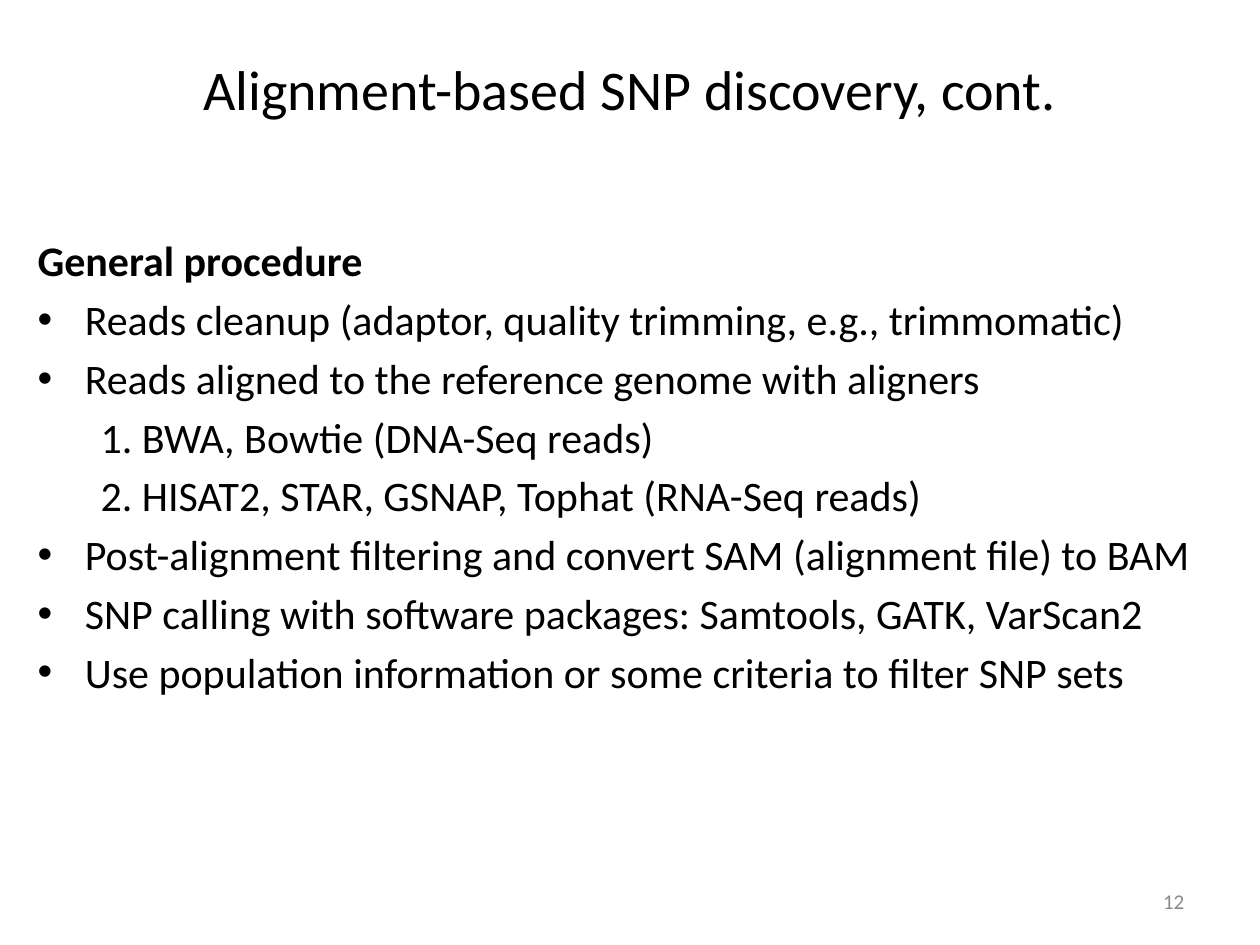
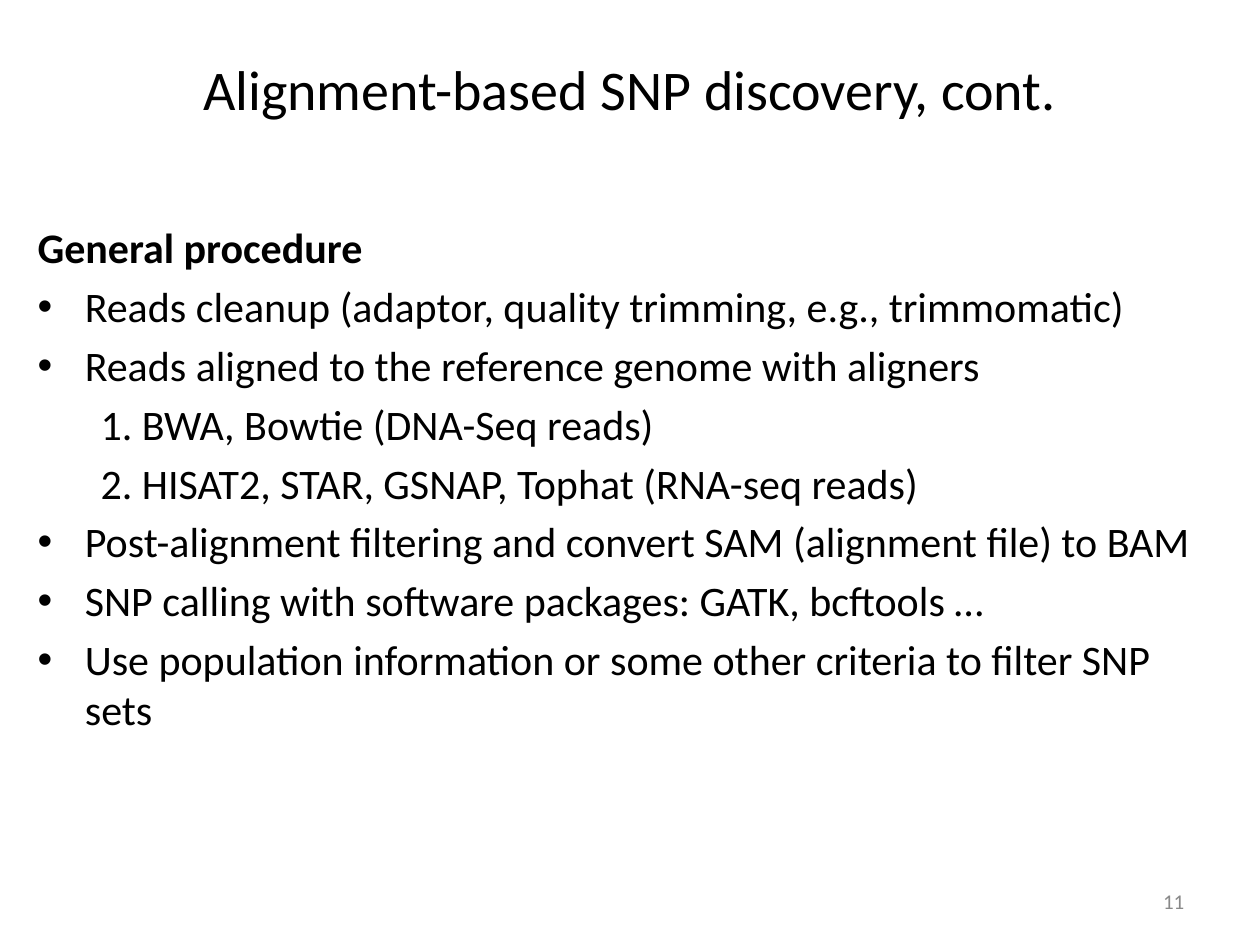
Before and after one commit to liu3zhenlab/teaching, a slide deck: slide 12 of PLPTH813Bioinformatis/2023/lectures/lecture08_variants.pptx (slide 13 before the commit). Drawn at 1260x945 pixels with LibreOffice and Linux fonts; fonts in the diff are those of the drawing. Boxes give left, top, right and bottom in pixels: in the first picture for what was removed or moved away, otherwise in the second. Text is boxed around its words. In the diff, an @@ line names an element or a change of style, - is before the commit and + after.

```diff
--- a/PLPTH813Bioinformatis/2023/lectures/lecture08_variants.pptx
+++ b/PLPTH813Bioinformatis/2023/lectures/lecture08_variants.pptx
@@ text "General procedure": place and size @@
-text "General procedure" at (38,246,1190,695)
+text "General procedure" at (38,233,1190,726)
@@ text at (101,468,918,506): text changed @@
-2. HISAT2, STAR, GSNAP, Tophat (RNA-Seq reads)
+2. HISAT2, STAR, GSNAP, Tophat (RNA-seq reads)
@@ text at (85,586,1150,726): text changed @@
-• SNP calling with software packages: Samtools, GATK, VarScan2
-• Use population information or some criteria to filter SNP sets
+• SNP calling with software packages: GATK, bcftools …
+• Use population information or some other criteria to filter SNP sets
@@ page number at (1163,895,1184,909): text changed @@
-12
+11
```
Also in this commit, not shown: 2 other slides changed, 1 slide removed, 4 other files.
